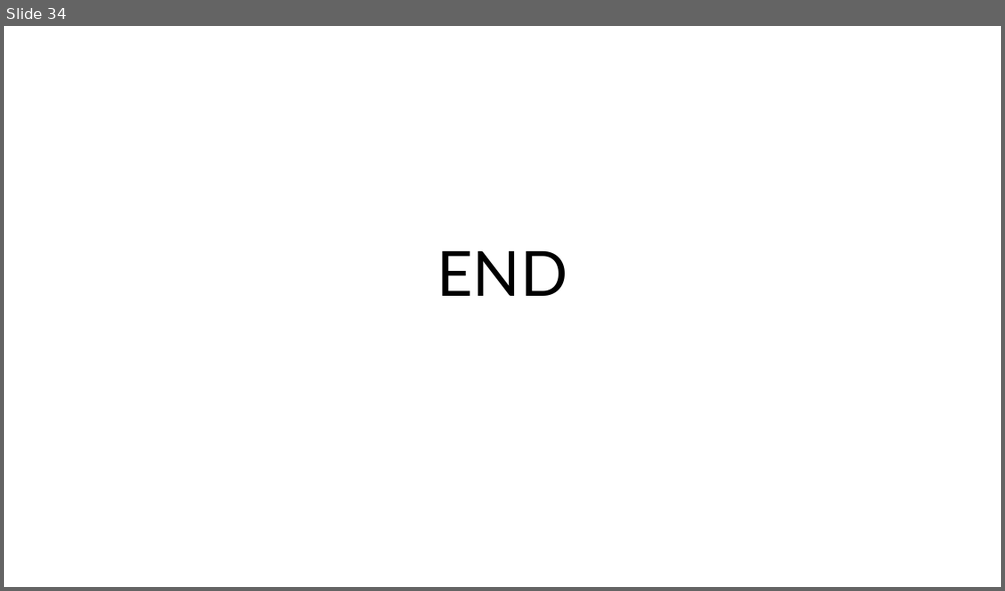
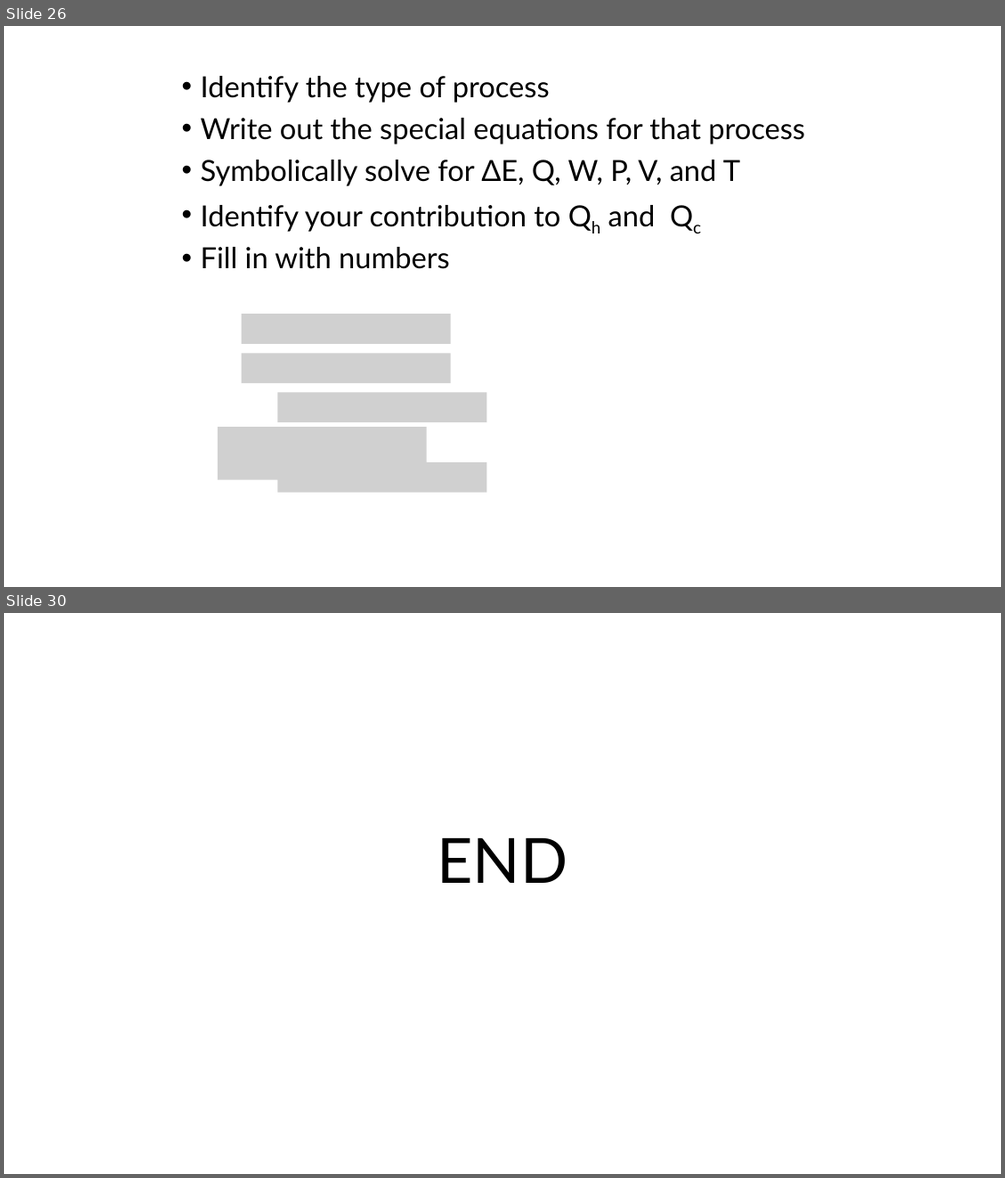
Before and after one commit to rtlines/Introductory-Physics-II, a slide deck: Lecture_Slides/PH 123 Lecture 39.pptx. Shown one above the other, each under a label of ours: slide 34 before the commit, slides 26 and 30 after it; the slides between them are not shown. The pictures are 1005x591 and 1005x1178 pixels, drawn with LibreOffice and Linux fonts; fonts in the diff are those of the drawing; grey boxes stand for pictures. Boxes give left, top, right and bottom in pixels: in the first picture for what was removed or moved away, otherwise in the second. Text is boxed around its words. In the diff, an @@ line names an element or a change of style, - is before the commit and + after.

```diff
--- a/Lecture_Slides/PH 123 Lecture 39.pptx
+++ b/Lecture_Slides/PH 123 Lecture 39.pptx
@@ slide 26 added at (4,26,1001,587), background #FFFFFF @@
@@ text added at (201,76,805,269), 28 pt, text #000000 @@
+• Identify the type of process
+• Write out the special equations for that process
+• Symbolically solve for ΔE, Q, W, P, V, and T
+• Identify your contribution to Qh and Qc
+• Fill in with numbers
@@ picture added at (241,313,451,344) @@
@@ picture added at (241,353,451,383) @@
@@ picture added at (278,393,487,422) @@
@@ picture added at (217,426,427,480) @@
@@ picture added at (278,462,487,491) @@
@@ what was slide 34 is now slide 30 @@
```
Also in this commit, not shown: 1 slide changed, 32 other slides added, 32 slides removed, 35 other files.
